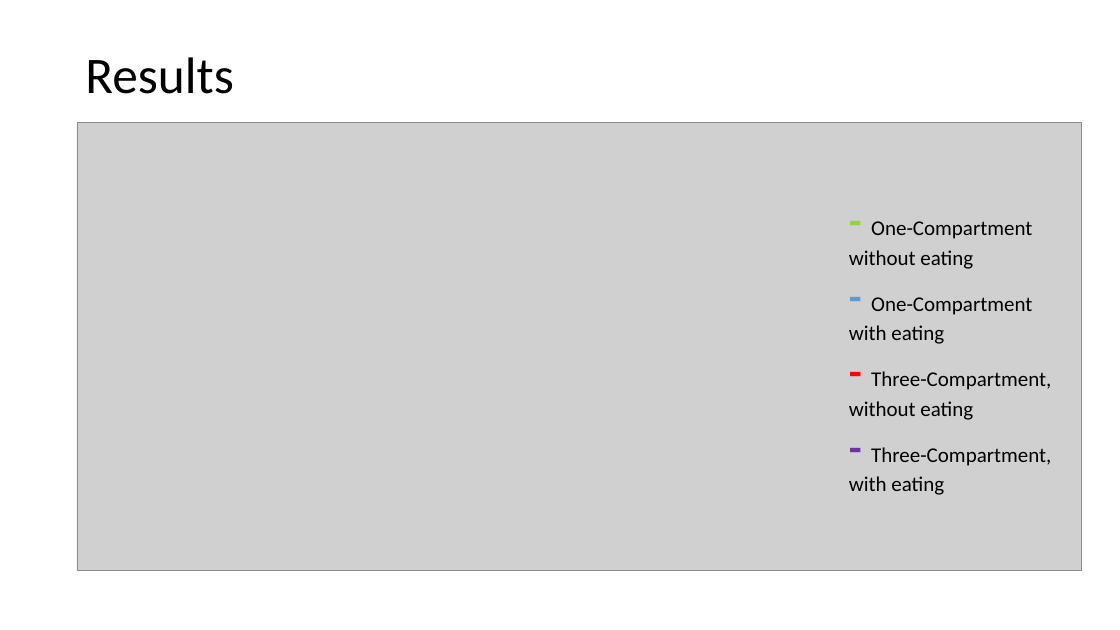
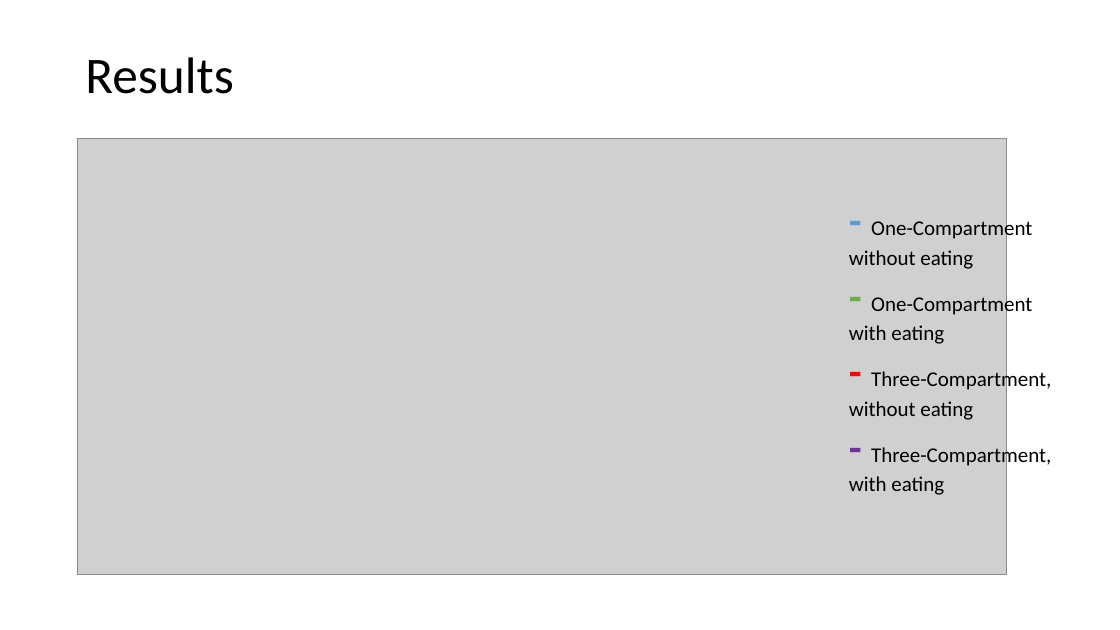
Before and after one commit to Utsav22G/bac_project, a slide deck: slide 4 of powerpoint.ppt.pptx. Drawn at 1120x630 pixels with LibreOffice and Linux fonts; fonts in the diff are those of the drawing; grey boxes stand for pictures. Boxes give left, top, right and bottom in pixels: in the first picture for what was removed or moved away, otherwise in the second. Text is boxed around its words. In the diff, an @@ line names an element or a change of style, - is before the commit and + after.

Commit message:
"final changes made yeaterday during presentation. Swept everything for 6 shots and modified the graphs in ppt.pptx."

```diff
--- a/powerpoint.ppt.pptx
+++ b/powerpoint.ppt.pptx
@@ picture: place and size @@
-picture at box(77, 123, 1082, 571)
+picture at box(77, 139, 1007, 576)
@@ text at box(849, 218, 1032, 344): text colour #92D050 to #5B9BD5, text colour #5B9BD5 to #70AD47 in "-" @@
```
Also in this commit, not shown: 1 other file.
